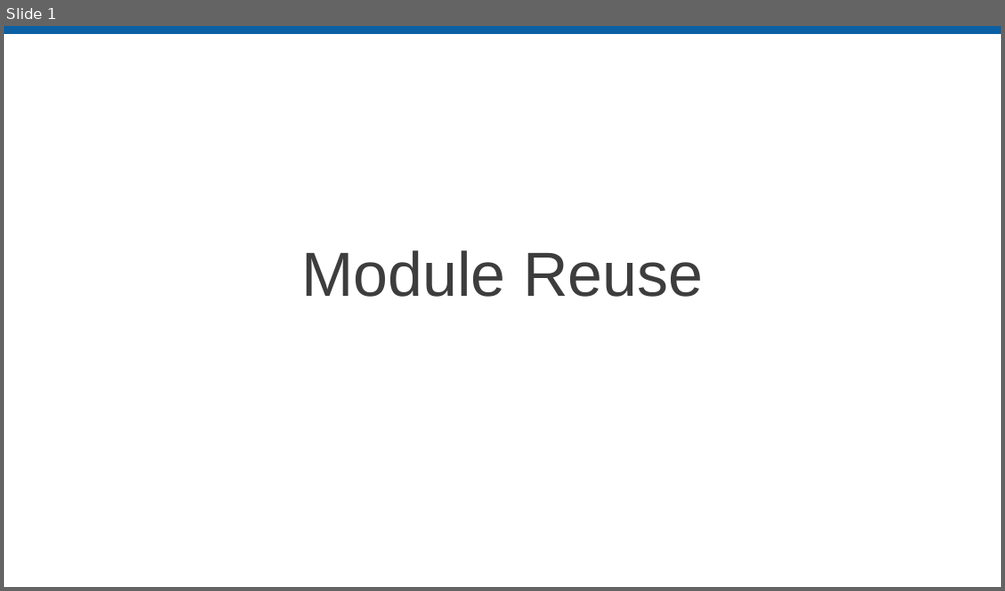
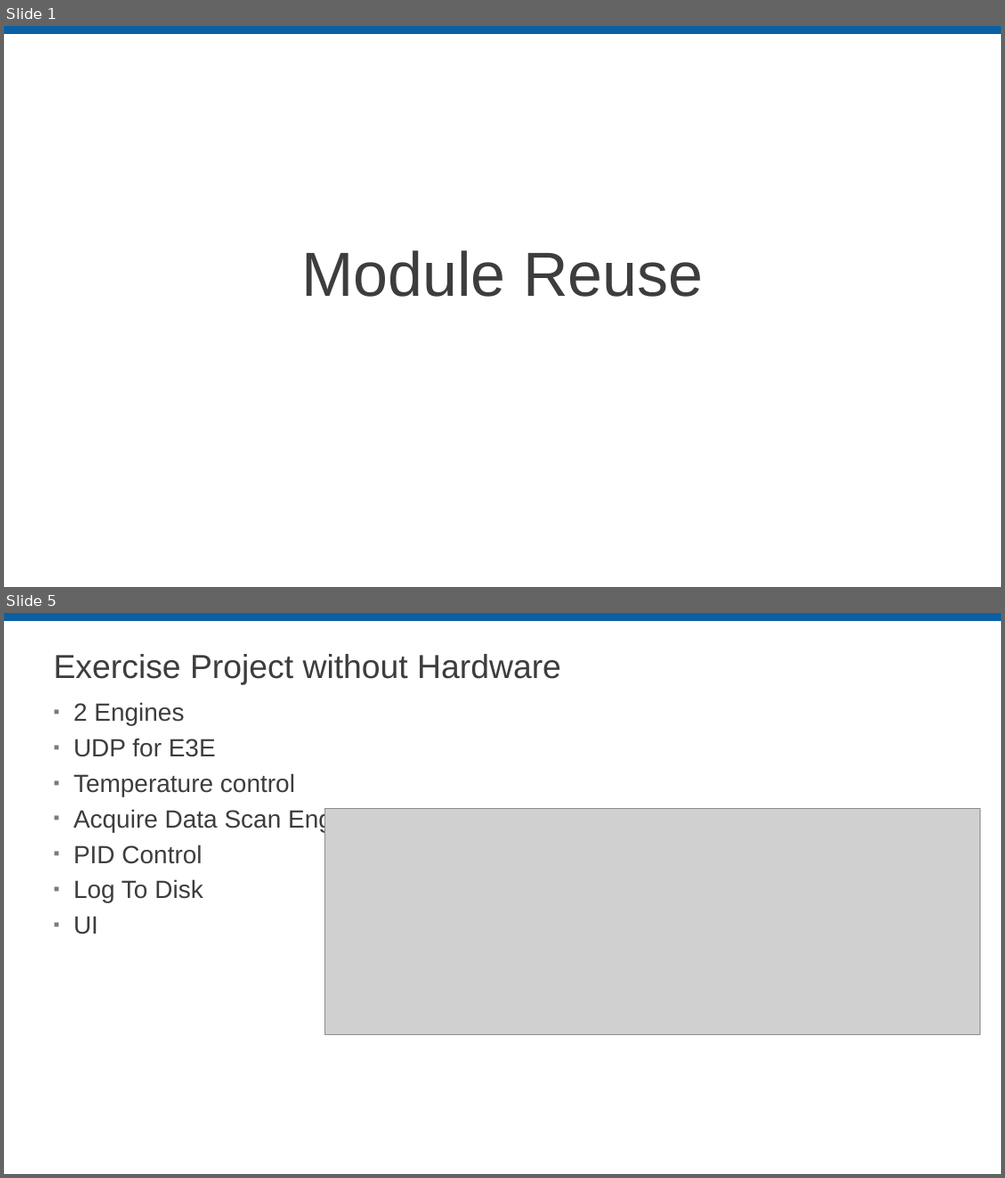
Before and after one commit to LabVIEW-DCAF/Documentation, a slide deck: Trunk/Getting Started Material/DCAF Training/5 Module Reuse.pptx. Shown one above the other, each under a label of ours: slide 1 before the commit, slides 1 and 5 after it; the slides between them are not shown. The pictures are 1005x591 and 1005x1178 pixels, drawn with LibreOffice and Linux fonts; fonts in the diff are those of the drawing; grey boxes stand for pictures; background and template pictures are left out. Boxes give left, top, right and bottom in pixels: in the first picture for what was removed or moved away, otherwise in the second. Text is boxed around its words. In the diff, an @@ line names an element or a change of style, - is before the commit and + after.

```diff
--- a/Trunk/Getting Started Material/DCAF Training/5 Module Reuse.pptx
+++ b/Trunk/Getting Started Material/DCAF Training/5 Module Reuse.pptx
@@ slide 5 added at <box>4,613,1001,1174</box>, background #FFFFFF; not listed: 1 template element that a slide beside it also shows @@
@@ title added at <box>54,654,561,685</box>, 32 pt, text #3D3D3D @@
+Exercise Project without Hardware
@@ text added at <box>73,702,365,934</box>, 24 pt, text #3D3D3D @@
+▪ 2 Engines
+▪ UDP for E3E
+▪ Temperature control
+▪ Acquire Data Scan Engine
+▪ PID Control
+▪ Log To Disk
+▪ UI
@@ picture added at <box>325,809,980,1035</box> @@
```
Also in this commit, not shown: 3 slides changed, 13 other slides added, 2 slides removed, 1 other file.
